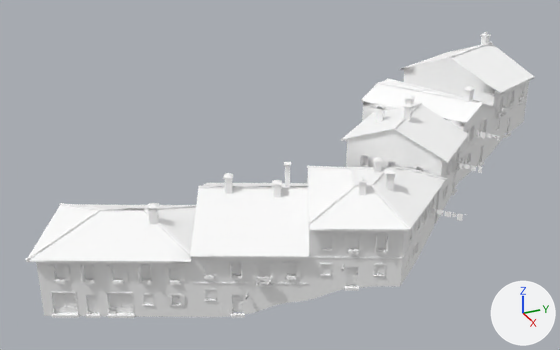
Before and after pictures for a commit that changed the glTF model games/yorimichi/assets/belmonte/meshes/SM_BM_BT_blk_33.glb.
Rendered twice from a 50 mm lens placed at (74.5, -38.7, 47.5), pointed at (-1.4, -4.6, 9.5). Arrows for +X, +Y and +Z are at lower right; the lights stay in place. The first picture is the older version. Vertices at exactly the same position are counted once.

In view in the first picture: 'SM_BM_BT_blk_33'.
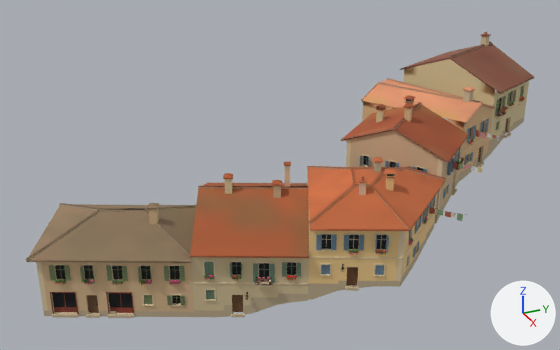
What differs and where, as boxes [x1, y1, x2, y2] in the pictures (560 x 350 px):
part 1 of me_sm_bt_blk_33, recoloured (white to beige): [25, 32, 534, 318] in both

The edits, one by one:
me_sm_bt_blk_33 has 13222 vertices, 14974 faces and spans x -17.8..18.0, y -34.3..33.5, z -0.4..21.0.
me_sm_bt_blk_33 is used by ob_sm_bm_bt_blk_33; location (0.0, 0.0, 0.0).
me_sm_bt_blk_33 part 1: 14974 faces centred in x -17.5..18.0, y -34.2..33.3, z -0.3..21.0 are repainted in the vertex colours; the middle colour goes from white #ffffff to beige #ceb28a.
